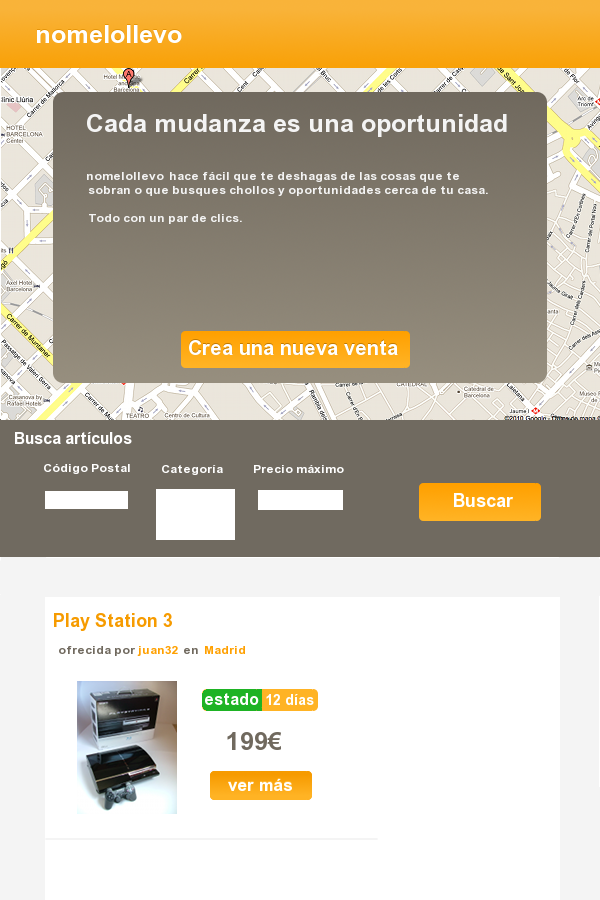
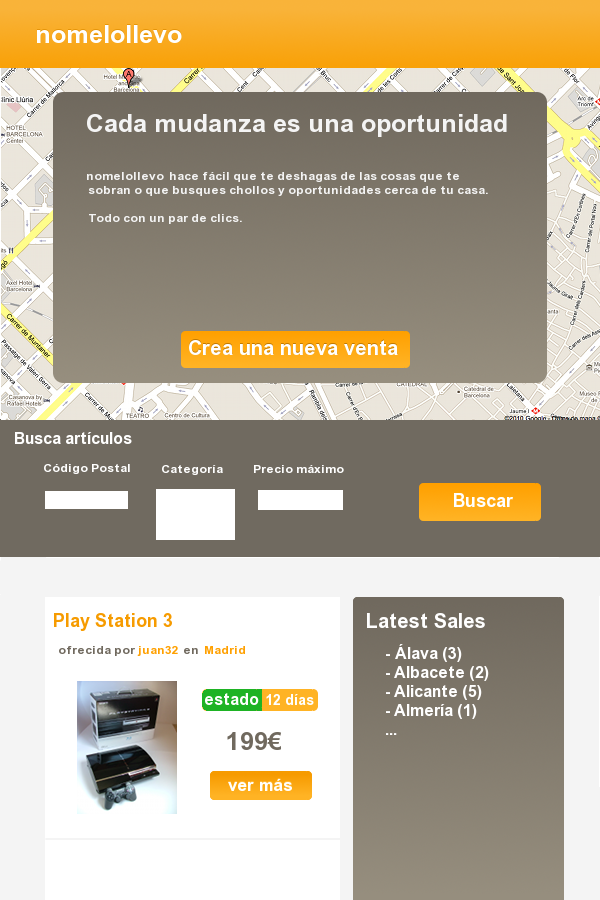
The second 600x900 image is a revision of the first. Changes to its layers:
added layer "Latest Sales" above "- Álava (3) ..." over bbox(369, 613, 485, 628)
added layer "- Álava (3) ..." above "lower-body" over bbox(386, 644, 489, 735)
painted on "lower-body" over bbox(340, 597, 564, 900)
